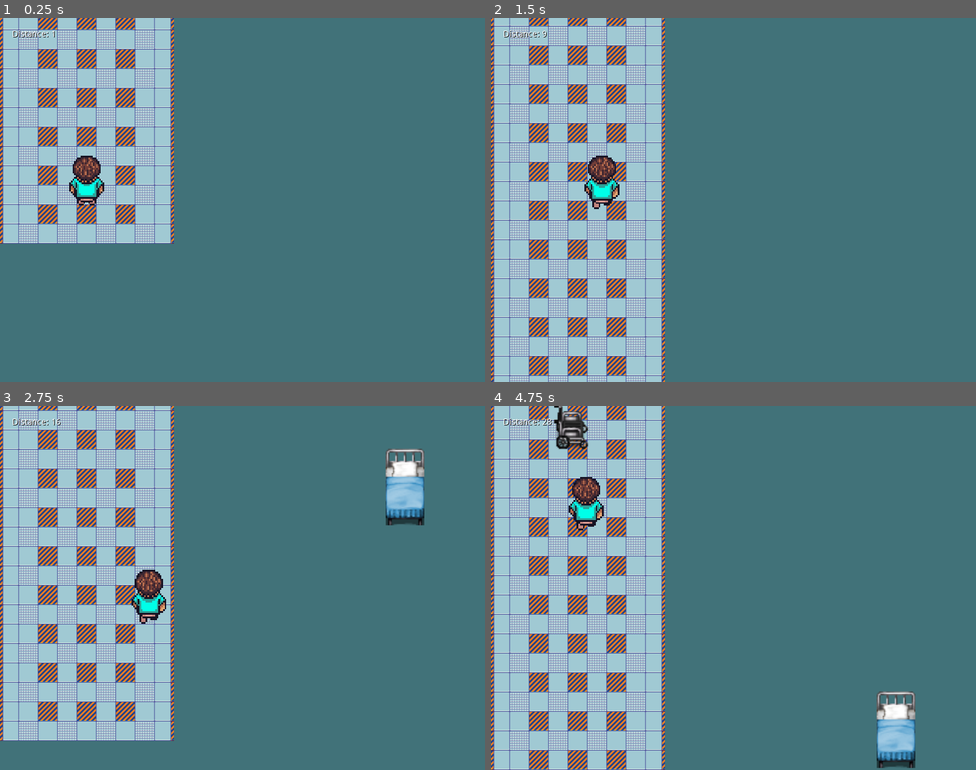
Above: before the commit, frames 1-4 (two rows, left to right).
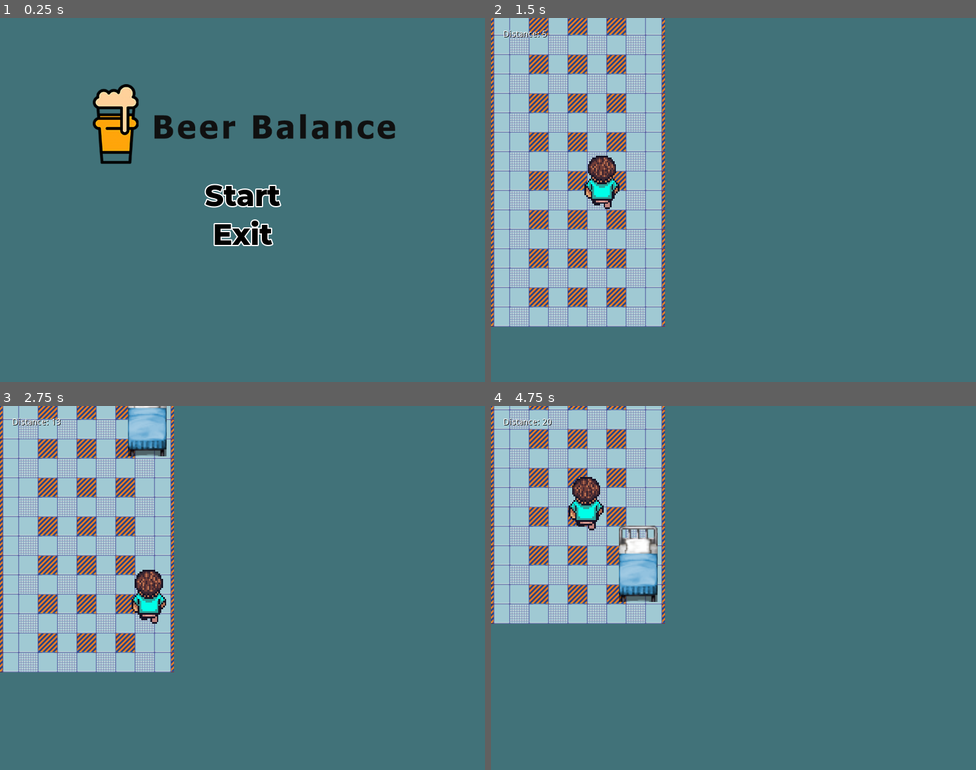
Above: after the commit, the same moments.

Repository: ziaber/beer_balance_game
Game: Godot game, scene res://MainMenu.tscn
Two runs of this game, one before a commit and one after it. Both use one fixed random seed, a clock stepped at 60 frames per second and the inputs below. Before the commit the project starts from res://main_scene.tscn.
Inputs (mouse positions are in pixels of both pictures, inside the frame that each line leads up to):
- Up to frame 1 (0.25 s): no input
- Up to frame 2 (1.5 s): click (733, 196) at 0.5 s, where only the run after the commit has a clickable "Start"; hold Right (ui_right) from 1.28 s (still down)
- Up to frame 3 (2.75 s): release Right (ui_right) at 2.03 s; hold Down (ui_down) from 2.03 s (still down)
- Up to frame 4 (4.75 s): release Down (ui_down) at 2.78 s; hold Right (ui_right) 2.78-3.53 s; hold Up (ui_up) 3.53-4.28 s; hold Left (ui_left) from 4.28 s (still down)

The runs differ from the first frame. In frame 1, 25% of the frame differs, in the area x 0-82%, y 0-63%; in frame 2, 20%; in frame 3, 21%; in frame 4, 27%, in the area x 0-88%, y 0-100%.

Commit message:
added scene changes

Diff:
--- /dev/null
+++ b/HoldMyBeer/Buttons/Exit.gd
@@ -0,0 +1,17 @@
+extends Button
+
+# Declare member variables here. Examples:
+# var a = 2
+# var b = "text"
+
+# Called when the node enters the scene tree for the first time.
+func _ready():
+	pass # Replace with function body.
+
+# Called every frame. 'delta' is the elapsed time since the previous frame.
+#func _process(delta):
+#	pass
+
+
+func _on_Exit_pressed():
+	get_tree().quit()
--- /dev/null
+++ b/HoldMyBeer/Buttons/Start.gd
@@ -0,0 +1,17 @@
+extends Button
+
+# Declare member variables here. Examples:
+# var a = 2
+# var b = "text"
+
+# Called when the node enters the scene tree for the first time.
+func _ready():
+	pass # Replace with function body.
+
+# Called every frame. 'delta' is the elapsed time since the previous frame.
+#func _process(delta):
+#	pass
+
+
+func _on_Start_pressed():
+	get_tree().change_scene("res://main_scene.tscn")
--- a/HoldMyBeer/MainMenu.tscn
+++ b/HoldMyBeer/MainMenu.tscn
@@ -1,8 +1,10 @@
-[gd_scene load_steps=4 format=2]
+[gd_scene load_steps=6 format=2]
 
 [ext_resource path="res://logo.png" type="Texture" id=1]
 [ext_resource path="res://Buttons/Start.tscn" type="PackedScene" id=2]
-[ext_resource path="res://Buttons/Exit.tscn" type="PackedScene" id=3]
+[ext_resource path="res://Buttons/Start.gd" type="Script" id=3]
+[ext_resource path="res://Buttons/Exit.tscn" type="PackedScene" id=4]
+[ext_resource path="res://Buttons/Exit.gd" type="Script" id=5]
 
 [node name="MainMenu" type="Control"]
 anchor_right = 1.0
@@ -29,7 +31,6 @@
 size_flags_vertical = 3
 
 [node name="Buttons" type="VBoxContainer" parent="Menu/Center Row"]
-editor/display_folded = true
 margin_right = 560.0
 margin_bottom = 257.0
 size_flags_horizontal = 3
@@ -37,8 +38,12 @@
 
 [node name="Start" parent="Menu/Center Row/Buttons" instance=ExtResource( 2 )]
 rect_min_size = Vector2( 0, 60 )
+script = ExtResource( 3 )
 
-[node name="Exit" parent="Menu/Center Row/Buttons" instance=ExtResource( 3 )]
+[node name="Exit" parent="Menu/Center Row/Buttons" instance=ExtResource( 4 )]
 margin_top = 64.0
 margin_bottom = 124.0
 rect_min_size = Vector2( 0, 60 )
+script = ExtResource( 5 )
+[connection signal="pressed" from="Menu/Center Row/Buttons/Start" to="Menu/Center Row/Buttons/Start" method="_on_Start_pressed"]
+[connection signal="pressed" from="Menu/Center Row/Buttons/Exit" to="Menu/Center Row/Buttons/Exit" method="_on_Exit_pressed"]
--- a/HoldMyBeer/main_scene.gd
+++ b/HoldMyBeer/main_scene.gd
@@ -5,7 +5,7 @@
 var next_obstacle_distance = 10
 var nav_x_position_choices = []
 func _ready():
-	var width = ProjectSettings.get_setting("display/window/size/width")
+	var width = 288
 	for i in [1, 3, 5]:
 		nav_x_position_choices.append(i * width/6)
 
--- a/HoldMyBeer/main_scene.tscn
+++ b/HoldMyBeer/main_scene.tscn
@@ -25,28 +25,24 @@
 position = Vector2( -68.9858, -34.2222 )
 
 [node name="left_wall" type="StaticBody2D" parent="background"]
-editor/display_folded = true
 
 [node name="CollisionShape2D" type="CollisionShape2D" parent="background/left_wall"]
 position = Vector2( 68.3711, 330.128 )
 shape = SubResource( 1 )
 
 [node name="right_wall" type="StaticBody2D" parent="background"]
-editor/display_folded = true
 
 [node name="CollisionShape2D" type="CollisionShape2D" parent="background/right_wall"]
 position = Vector2( 350.041, 259.687 )
 shape = SubResource( 2 )
 
 [node name="down_wall" type="StaticBody2D" parent="background"]
-editor/display_folded = true
 
 [node name="CollisionShape2D" type="CollisionShape2D" parent="background/down_wall"]
 position = Vector2( 214.295, 388.388 )
 shape = SubResource( 3 )
 
 [node name="upper_wall" type="StaticBody2D" parent="background"]
-editor/display_folded = true
 
 [node name="CollisionShape2D" type="CollisionShape2D" parent="background/upper_wall"]
 position = Vector2( 206.669, -28.1772 )
--- a/HoldMyBeer/project.godot
+++ b/HoldMyBeer/project.godot
@@ -33,7 +33,7 @@
 [application]
 
 config/name="HoldMyBeer"
-run/main_scene="res://main_scene.tscn"
+run/main_scene="res://MainMenu.tscn"
 config/icon="res://icon.png"
 
 [autoload]
